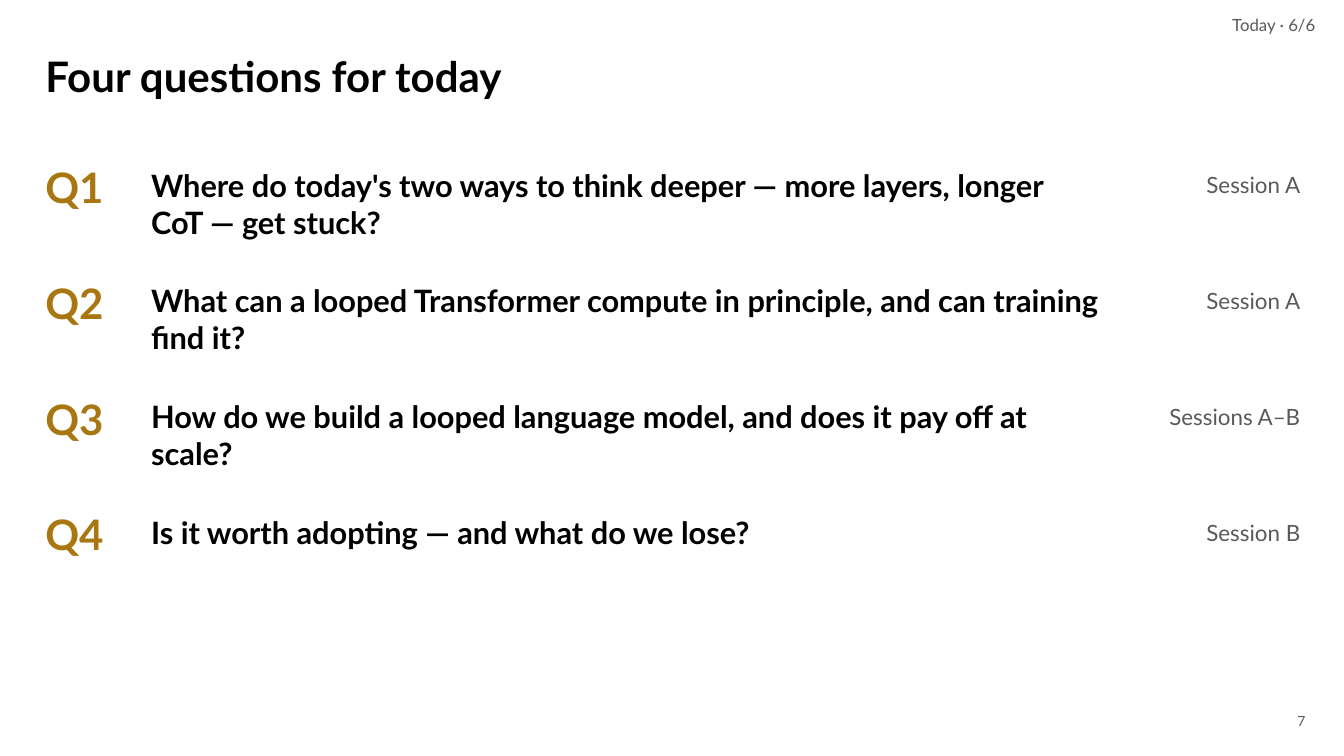
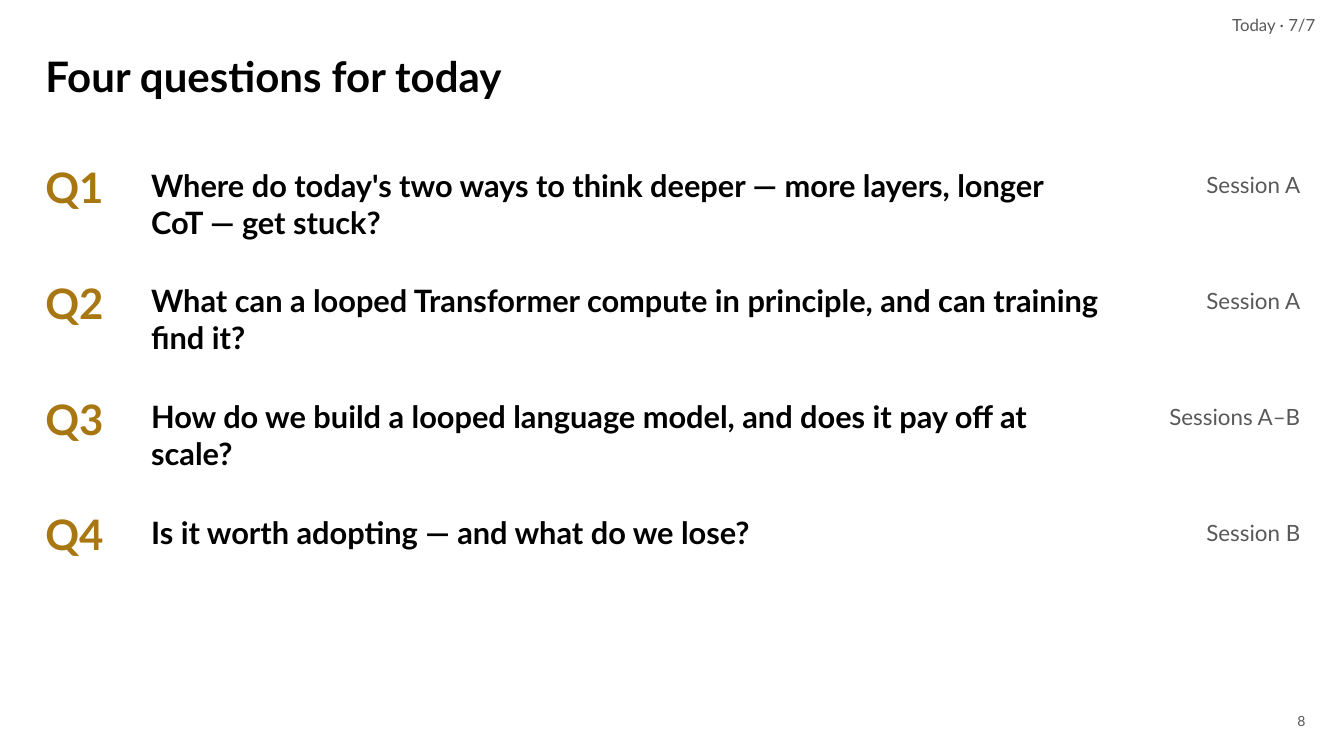
Before and after one commit to irregular6612/agi-hw2, a slide deck: slide 8 of build/out/looped-transformers.pptx (slide 7 before the commit). Drawn at 1344x756 pixels with LibreOffice and Linux fonts; fonts in the diff are those of the drawing. Boxes give left, top, right and bottom in pixels: in the first picture for what was removed or moved away, otherwise in the second. Text is boxed around its words. In the diff, an @@ line names an element or a change of style, - is before the commit and + after.

```diff
--- a/build/out/looped-transformers.pptx
+++ b/build/out/looped-transformers.pptx
@@ text at bbox=[1232, 18, 1315, 34]: text changed @@
-Today · 6/6
+Today · 7/7
@@ page number at bbox=[1297, 716, 1305, 726]: text changed @@
-7
+8
```
Also in this commit, not shown: 5 other slides changed, 1 slide added, 7 other files.
